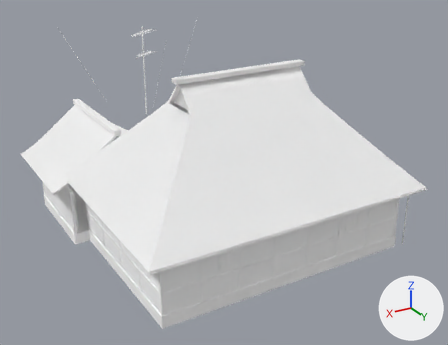
The glTF model public/assets/models/architecture/minka-totan_1.glb as it was, and as the next commit left it.
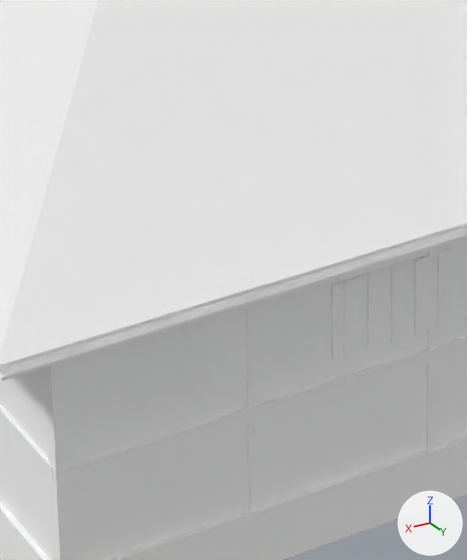
There are two pictures of each version: one whole from a 50 mm camera at (15.04, 23.52, 15.85) aimed at (0.15, -1.29, 3.44), one close up on the part from 33% to 55% of the width and 57% to 91% of the height. The lights are fixed; the arrows at lower right show +X, +Y and +Z. The older version's two pictures come first. Where no turn or scale is listed for an object, it has been applied to the vertices. Vertices at exactly the same position are counted once.

In view in the first close-up: 'minka-totan_1'.
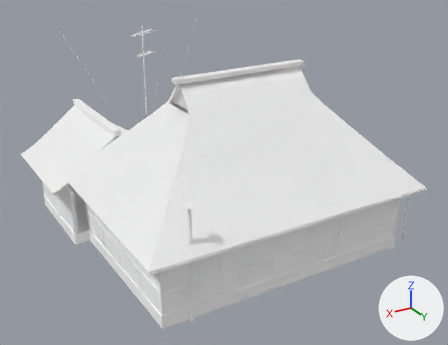
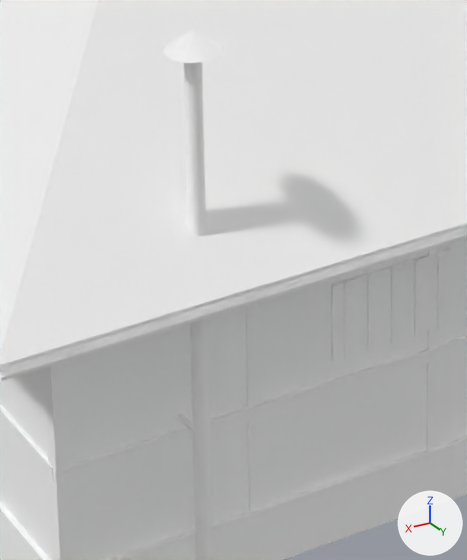
What differs and where, as boxes [x1, y1, x2, y2] in the close-ups (467 x 560 px):
part 1 of me_minka_totan_1, added: after [183, 62, 214, 560]
part 2 of me_minka_totan_1, added: after [163, 31, 222, 63]
part 3 of me_minka_totan_1, added (mostly hidden): after [177, 413, 193, 433]

Diff of the bpy script that builds the scene:
```diff
--- a/public/assets/models/architecture/minka-totan_1.glb.py
+++ b/public/assets/models/architecture/minka-totan_1.glb.py
@@ me_minka_totan_1 @@
 # used by ob_minka_totan_1; location = (0.4, -2.56, 5.68)
-me_minka_totan_1.from_pydata(...)  # 2558 vertices, 4522 faces; spans x -7.7..7.7, y -7.8..7.8, z -5.7..5.7
+me_minka_totan_1.from_pydata(...)  # 2618 vertices, 4626 faces; spans x -7.7..7.7, y -7.8..7.8, z -5.7..5.7
+# me_minka_totan_1 part 1: a new loose piece, a 10-sided cylinder along z spanning x 4.83..4.97, y 7.23..7.38, z -5.48..-0.28, in mat_metal_grey (white #ffffff)
+# me_minka_totan_1 part 2: a new loose piece, a 10-sided cut cone along z (radius 0.24 at the low end, 0.02 at the high end) spanning x 4.67..5.13, y 7.07..7.55, z -0.26..-0.1, in mat_metal_grey (white #ffffff)
+# me_minka_totan_1 part 3: a new loose piece, a box spanning x 4.88..4.92, y 6.88..7.3, z -3.9..-3.861, in mat_metal_dark (white #ffffff)
+# other edits to the shape of me_minka_totan_1 do not show in these pictures
 me_minka_totan_1.materials.append(mat_stone_granite)
```
